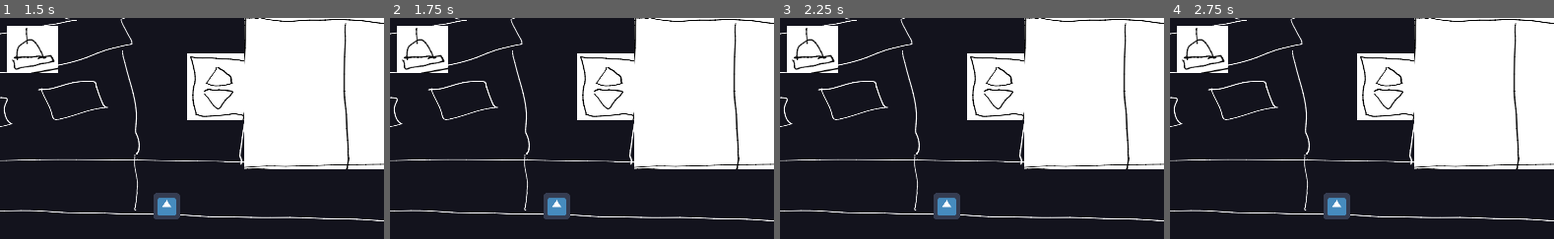
Above: before the commit, frames 1-4 (left to right).
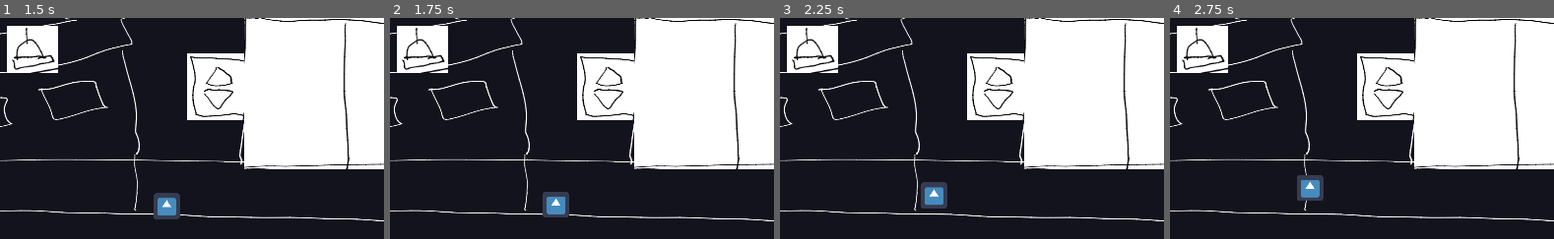
Above: after the commit, the same moments.

Repository: chippmann/dampfmechanische-einstellung
Game: Godot game, scene res://stages/00_Prologue.tscn
Same seed, same stepped clock (60 frames per second), same inputs: the game is played once before the commit and once after it. The engine's default icon, where the game draws it, is replaced by a stand-in: a white triangle on a blue panel in a dark square. Sound files missing from this copy of the repository are replaced by a short silence.
Inputs (mouse positions are % of the whole screen's width and height, from its top left):
- Up to frame 1 (1.5 s): click (38, 18) at 0.5 s; click (26, 57) at 1.25 s
- Up to frame 2 (1.75 s): no input
- Up to frame 3 (2.25 s): click (51, 66) at 2 s
- Up to frame 4 (2.75 s): no input
The pictures show only the part of the screen within x 22-72%, y 50-100%; the shares and areas given below are measured in that part.

Frame 1 is identical in both runs. In frame 2, 0.3% of the frame differs, in the area x 39-47%, y 78-92%; in frame 3, 1.3%; in frame 4, 1.6%, in the area x 33-47%, y 71-92%.
Error before the commit: Parse Error: Unique global class "Player" already exists at path: res://Player.gd (res://objects/player/Player.gd:2)

Commit message:
Move player and navigation to correct scene

Diff:
--- a/objects/Reception/ElevatorDoor/ElevatorDoorPush03.tres
+++ b/objects/Reception/ElevatorDoor/ElevatorDoorPush03.tres
@@ -14,3 +14,4 @@
 actionExpression = ""
 actionScript = ExtResource( 4 )
 actionWaitsForAudio = true
+playerWalkBeforeAction = true
--- a/objects/Reception/ElevatorDoor/ElevatorDoorPush04.tres
+++ b/objects/Reception/ElevatorDoor/ElevatorDoorPush04.tres
@@ -14,3 +14,4 @@
 actionExpression = ""
 actionScript = ExtResource( 2 )
 actionWaitsForAudio = true
+playerWalkBeforeAction = true
--- a/project.godot
+++ b/project.godot
@@ -45,19 +45,14 @@
 "path": "res://objects/Reception/ScrewDriver/ScrewDriverAction.gd"
 }, {
 "base": "Reference",
+"class": "Uuid",
+"language": "GDScript",
+"path": "res://utils/uuid.gd"
+}, {
+"base": "Reference",
 "class": "elevatorDoorAction",
 "language": "GDScript",
 "path": "res://objects/Reception/ElevatorDoor/elevatorDoorAction.gd"
-}, {
- "base": "KinematicBody2D",
- "class": "Player",
- "language": "GDScript",
- "path": "res://Player.gd"
- }, {
-"base": "Reference",
-"class": "Uuid",
-"language": "GDScript",
-"path": "res://utils/uuid.gd"
 }, {
 "base": "Action",
 "class": "receptionBellAction",
@@ -82,8 +77,8 @@
 "InteractableObject": "",
 "Player": "",
 "ScrewDriverAction": "",
+"Uuid": "",
 "elevatorDoorAction": "",
-"Uuid": "",
 "receptionBellAction": "",
 "receptionBellCondition": "",
 "receptionReceptionistCondition": ""
--- a/rooms/Reception.tscn
+++ b/rooms/Reception.tscn
@@ -29,6 +29,12 @@
 [ext_resource path="res://assets/texture/Reception/ElevatorDoorAnimation/ElevatorDoor09.png" type="Texture" id=27]
 [ext_resource path="res://assets/texture/Reception/ElevatorDoorAnimation/ElevatorDoor05.png" type="Texture" id=28]
 [ext_resource path="res://assets/texture/Reception/ElevatorDoorAnimation/ElevatorDoor07.png" type="Texture" id=29]
+[ext_resource path="res://objects/player/Player.tscn" type="PackedScene" id=30]
+
+[sub_resource type="NavigationPolygon" id=2]
+vertices = PoolVector2Array( 1633, 997, 1723, 1060, 136, 1014, 262, 899, 804, 889, 1048, 893, 1550, 977, 1704, 912, 1864, 912, 1587, 905 )
+polygons = [ PoolIntArray( 0, 1, 2, 3, 4, 5, 6 ), PoolIntArray( 7, 8, 1, 0 ), PoolIntArray( 6, 5, 9 ) ]
+outlines = [ PoolVector2Array( 262, 899, 804, 889, 1048, 893, 1587, 905, 1550, 977, 1633, 997, 1704, 912, 1864, 912, 1723, 1060, 136, 1014 ) ]
 
 [sub_resource type="SpriteFrames" id=1]
 animations = [ {
@@ -104,3 +110,11 @@
 margin_bottom = 886.0
 texture_normal = ExtResource( 19 )
 actions = [ ExtResource( 12 ), ExtResource( 11 ), ExtResource( 13 ) ]
+
+[node name="Navigation2D" type="Navigation2D" parent="."]
+
+[node name="NavigationPolygonInstance" type="NavigationPolygonInstance" parent="Navigation2D"]
+navpoly = SubResource( 2 )
+
+[node name="Player" parent="Navigation2D" instance=ExtResource( 30 )]
+position = Vector2( 867, 1000 )
--- a/stages/00_Prologue.tscn
+++ b/stages/00_Prologue.tscn
@@ -1,21 +1,7 @@
-[gd_scene load_steps=4 format=2]
+[gd_scene load_steps=2 format=2]
 
 [ext_resource path="res://rooms/Reception.tscn" type="PackedScene" id=1]
-[ext_resource path="res://objects/player/Player.tscn" type="PackedScene" id=2]
-
-[sub_resource type="NavigationPolygon" id=1]
-vertices = PoolVector2Array( 1550, 977, 1633, 997, 1723, 1060, 136, 1014, 262, 899, 804, 889, 1048, 893, 1704, 912, 1864, 912, 1587, 905, 269, 472, 263, 379, 1061, 389, 436, 458, 655, 544, 792, 729 )
-polygons = [ PoolIntArray( 0, 1, 2, 3, 4, 5, 6 ), PoolIntArray( 7, 8, 2, 1 ), PoolIntArray( 6, 9, 0 ), PoolIntArray( 10, 11, 12, 13 ), PoolIntArray( 14, 13, 12 ), PoolIntArray( 14, 12, 6, 15 ), PoolIntArray( 6, 5, 15 ) ]
-outlines = [ PoolVector2Array( 262, 899, 804, 889, 792, 729, 655, 544, 436, 458, 269, 472, 263, 379, 1061, 389, 1048, 893, 1587, 905, 1550, 977, 1633, 997, 1704, 912, 1864, 912, 1723, 1060, 136, 1014 ) ]
 
 [node name="00_Prologue" type="Node2D"]
 
 [node name="Reception" parent="." instance=ExtResource( 1 )]
-
-[node name="Navigation2D" type="Navigation2D" parent="."]
-
-[node name="NavigationPolygonInstance" type="NavigationPolygonInstance" parent="Navigation2D"]
-navpoly = SubResource( 1 )
-
-[node name="Player" parent="Navigation2D" instance=ExtResource( 2 )]
-position = Vector2( 867, 1000 )
Not shown: 1 places in rooms/Reception.tscn that only renumber resources
